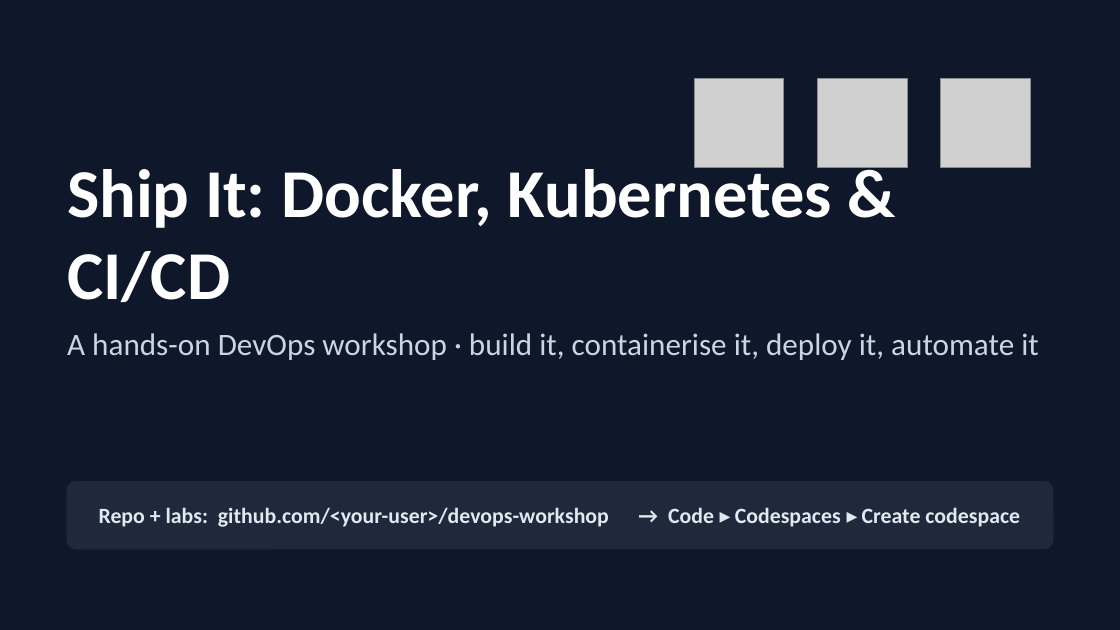
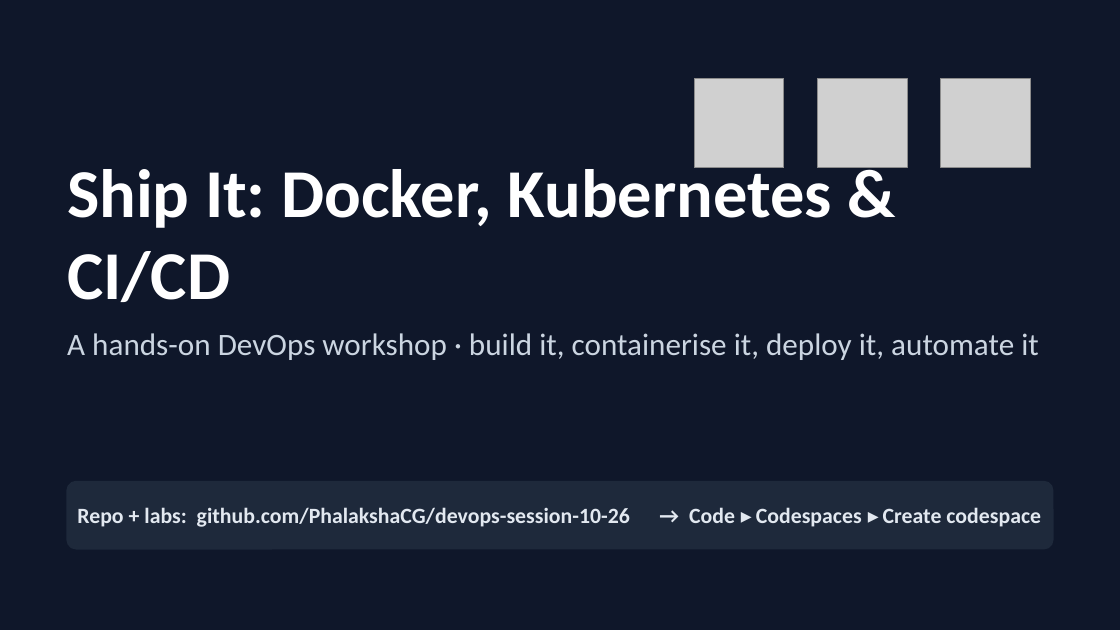
Before and after one commit to Atomiicradius/devops-session-10-26, a slide deck: slide 1 of slides/devops-workshop.pptx. Drawn at 1120x630 pixels with LibreOffice and Linux fonts; fonts in the diff are those of the drawing; grey boxes stand for pictures. Boxes give left, top, right and bottom in pixels: in the first picture for what was removed or moved away, otherwise in the second. Text is boxed around its words. In the diff, an @@ line names an element or a change of style, - is before the commit and + after.

```diff
--- a/slides/devops-workshop.pptx
+++ b/slides/devops-workshop.pptx
@@ text at [77, 507, 1041, 527]: text changed @@
-Repo + labs: github.com/<your-user>/devops-workshop → Code ▸ Codespaces ▸ Create codespace
+Repo + labs: github.com/PhalakshaCG/devops-session-10-26 → Code ▸ Codespaces ▸ Create codespace
```
Also in this commit, not shown: 5 other files.
